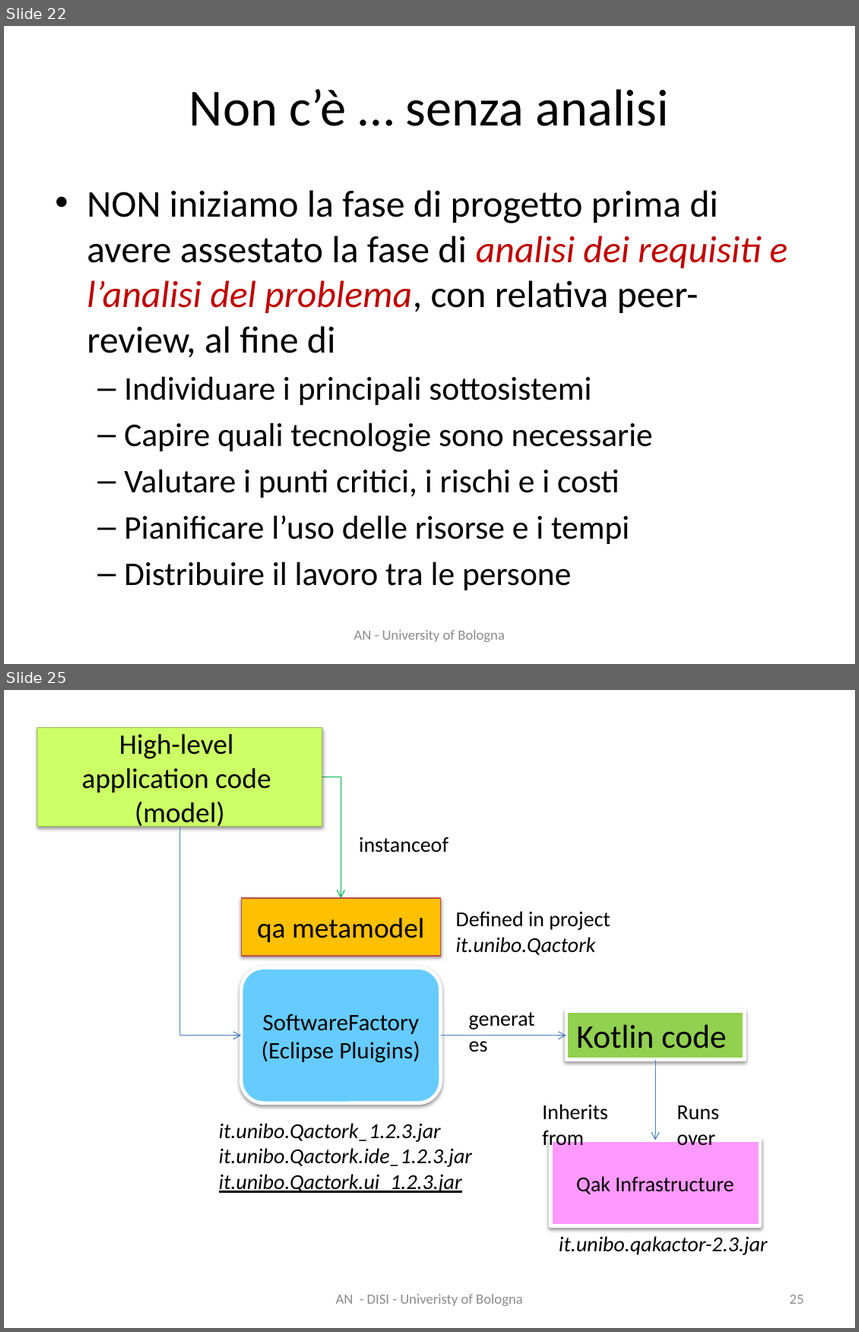
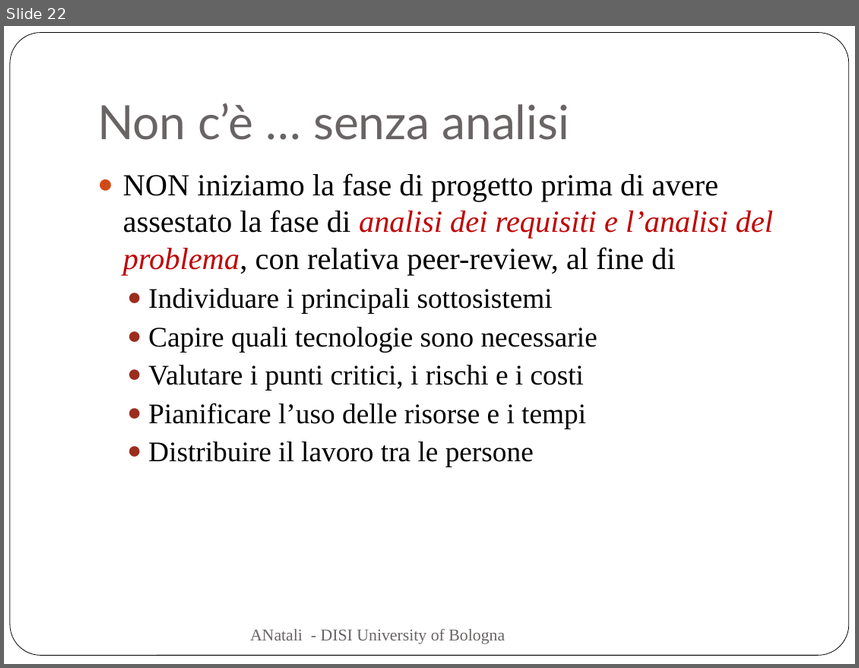
Before and after one commit to anatali/iss2020LabBo, a slide deck: it.unibo.issLabStart/userDocs/ISSM2020.pptx. Shown one above the other, each under a label of ours: slides 22 and 25 before the commit, slide 22 after it; the slides between them are not shown. The pictures are 859x1332 and 859x668 pixels, drawn with LibreOffice and Linux fonts; fonts in the diff are those of the drawing. Boxes give left, top, right and bottom in pixels: in the first picture for what was removed or moved away, otherwise in the second. Text is boxed around its words. In the diff, an @@ line names an element or a change of style, - is before the commit and + after.

Commit message:
robotboundary problem

```diff
--- a/it.unibo.issLabStart/userDocs/ISSM2020.pptx
+++ b/it.unibo.issLabStart/userDocs/ISSM2020.pptx
@@ slide 25 removed at (4,690,855,1328), background #FFFFFF @@
@@ rectangle removed at (37,727,322,826) @@
-High-level
-application code
-(model)
@@ elbow arrow removed from (322, 777) to (341, 898) @@
@@ elbow arrow removed from (180, 827) to (241, 1036) @@
@@ text removed at (359,837,449,853) @@
-instanceof
@@ rectangle removed at (241,898,441,957) @@
-qa metamodel
@@ text removed at (456,911,610,955) @@
-Defined in project
-it.unibo.Qactork
@@ rounded rectangle removed at (241,967,441,1103) @@
-SoftwareFactory
-(Eclipse Pluigins)
@@ text removed at (460,1002,550,1036) @@
-generates
@@ rectangle removed at (566,1011,744,1059) @@
-Kotlin code
@@ arrow removed from (441, 1036) to (566, 1036) @@
@@ arrow removed from (655, 1060) to (655, 1140) @@
@@ text removed at (542,1104,608,1151) @@
-Inherits from
@@ text removed at (677,1106,720,1146) @@
-Runs over
@@ text removed at (219,1123,472,1193) @@
-it.unibo.Qactork_1.2.3.jar
-it.unibo.Qactork.ide_1.2.3.jar
-it.unibo.Qactork.ui_1.2.3.jar
@@ rectangle removed at (550,1140,760,1227) @@
-Qak Infrastructure
@@ text removed at (559,1236,767,1255) @@
-it.unibo.qakactor-2.3.jar
@@ text removed at (336,1294,523,1306) @@
-AN - DISI - Univeristy of Bologna
@@ page number removed at (790,1295,804,1304) @@
-25
@@ slide 22 changed as well @@
@@ rounded rectangle added at (10,33,849,656), fill #FFFFFF, outline #000000 0.5 pt @@
@@ title "Non c’è … senza analisi": place and size @@
-title "Non c’è … senza analisi" at (189,89,669,126)
+title "Non c’è … senza analisi" at (97,103,569,140)
@@ title "Non c’è … senza analisi" at (97,103,569,140): size 44 to 40 pt, font Calibri to Lato, text colour #000000 to #696464; alignment centre to left; vertical alignment middle to bottom @@
@@ text "NON iniziamo la fase di ...": place and size @@
-text "NON iniziamo la fase di ..." at (87,190,788,591)
+text "NON iniziamo la fase di ..." at (123,173,773,468)
@@ text "NON iniziamo la fase di ..." at (123,173,773,468): size 32 to 26 pt in "NON iniziamo la fase di progetto prima ..."; font Calibri to Times New Roman; size 28 to 24 pt in "Individuare i principali sottosistemi", "Capire quali tecnologie sono necessarie", "Valutare i punti critici, i rischi e ...", "Pianificare l’uso delle risorse e i tempi" and 1 more places; bullet • to ●; bullet – to ●; less space between paragraphs @@
@@ text at (250,629,505,645): text changed; size 12 to 14 pt; font Calibri to Times New Roman; text colour #8C8C8C to #696464 @@
-AN - University of Bologna
+ANatali - DISI University of Bologna
```
Also in this commit, not shown: 23 other slides changed, 46 other slides removed, 25 other files.
